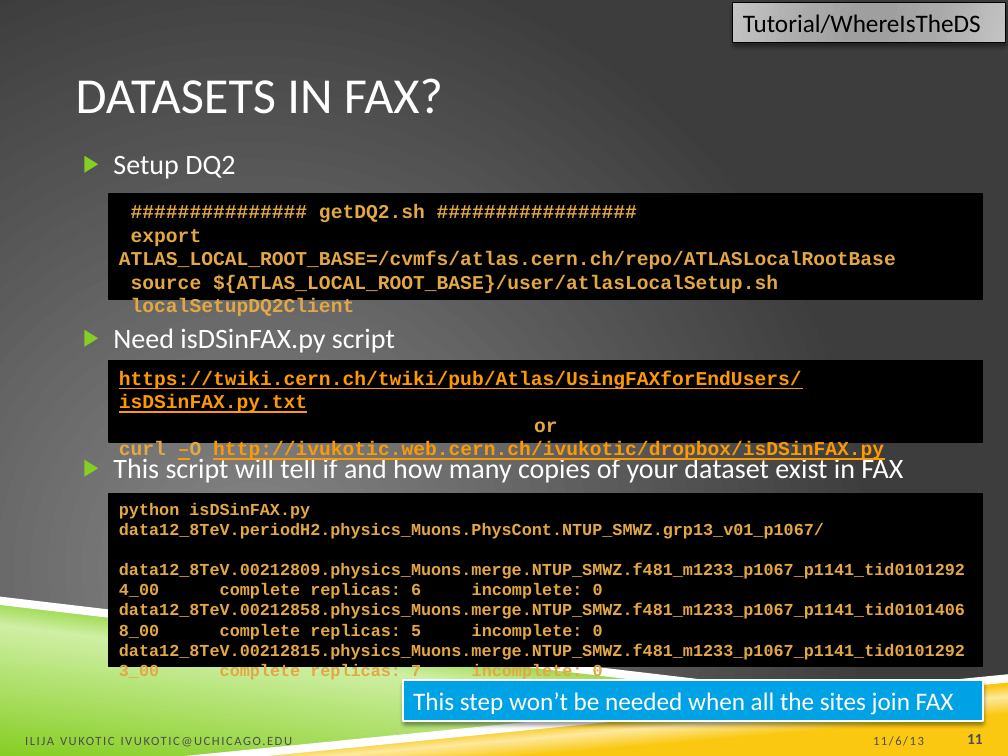
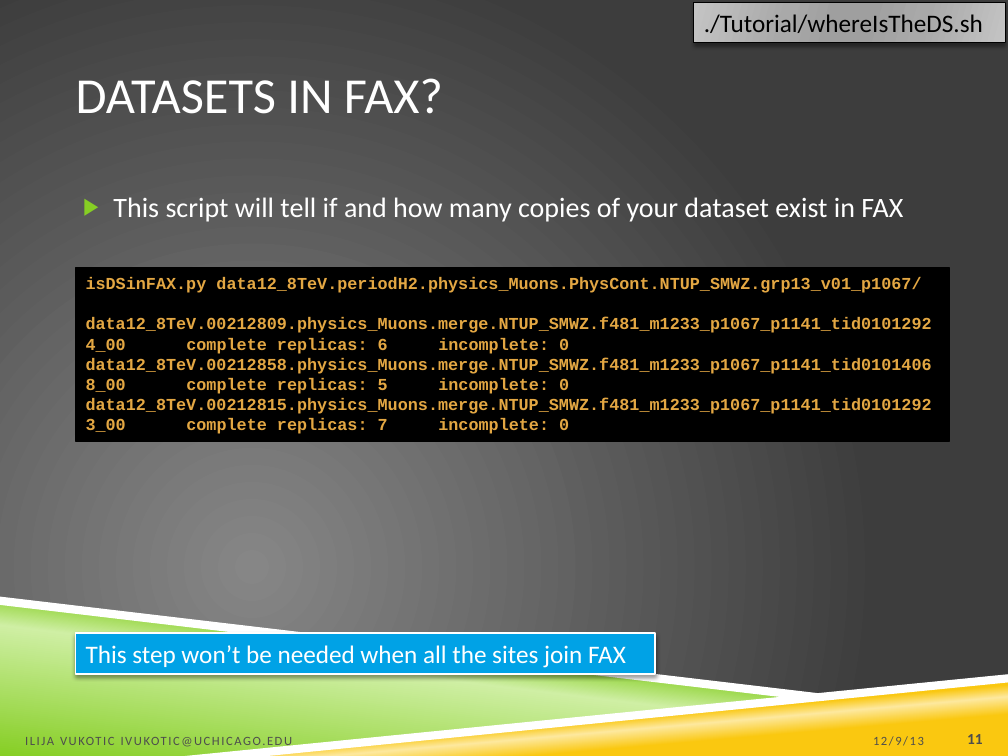
Before and after one commit to ivukotic/FAX, a slide deck: slide 11 of Tutorial/Tutorial.pptx. Drawn at 1008x756 pixels with LibreOffice and Linux fonts; fonts in the diff are those of the drawing; background and template pictures are left out. Boxes give left, top, right and bottom in pixels: in the first picture for what was removed or moved away, otherwise in the second. Text is boxed around its words. In the diff, an @@ line names an element or a change of style, - is before the commit and + after.

```diff
--- a/Tutorial/Tutorial.pptx
+++ b/Tutorial/Tutorial.pptx
@@ rectangle "./Tutorial/whereIsTheDS.sh": place and size @@
-rectangle "./Tutorial/whereIsTheDS.sh" at (733, 2, 1005, 42)
+rectangle "./Tutorial/whereIsTheDS.sh" at (694, 2, 1005, 42)
@@ text in rectangle at (704, 14, 983, 33): text changed @@
-Tutorial/WhereIsTheDS
+./Tutorial/whereIsTheDS.sh
@@ text at (113, 156, 395, 353): paragraphs removed @@
-▶ Setup DQ2
-▶ Need isDSinFAX.py script
@@ text "This script will tell if ...": place and size @@
-text "This script will tell if ..." at (113, 156, 903, 483)
+text "This script will tell if ..." at (113, 197, 903, 222)
@@ rectangle removed at (109, 195, 983, 299) @@
-############### getDQ2.sh #################
-export ATLAS_LOCAL_ROOT_BASE=/cvmfs/atlas.cern.ch/repo/ATLASLocalRootBase
-source ${ATLAS_LOCAL_ROOT_BASE}/user/atlasLocalSetup.sh
-localSetupDQ2Client
@@ rectangle "isDSinFAX.py data12_8TeV.periodH2.physics_Muons.PhysCont.NTU ...": place and size @@
-rectangle "isDSinFAX.py data12_8TeV.periodH2.physics_Muons.PhysCont.NTU ..." at (109, 493, 983, 666)
+rectangle "isDSinFAX.py data12_8TeV.periodH2.physics_Muons.PhysCont.NTU ..." at (76, 268, 950, 442)
@@ text in rectangle at (86, 277, 921, 293): text changed @@
-python isDSinFAX.py data12_8TeV.periodH2.physics_Muons.PhysCont.NTUP_SMWZ.grp13_v01_p1067/
+isDSinFAX.py data12_8TeV.periodH2.physics_Muons.PhysCont.NTUP_SMWZ.grp13_v01_p1067/
@@ rectangle removed at (109, 361, 983, 443) @@
-https://twiki.cern.ch/twiki/pub/Atlas/UsingFAXforEndUsers/isDSinFAX.py.txt
-or
-curl –O http://ivukotic.web.cern.ch/ivukotic/dropbox/isDSinFAX.py
@@ rectangle "This step won’t be needed ...": place and size @@
-rectangle "This step won’t be needed ..." at (403, 680, 983, 721)
+rectangle "This step won’t be needed ..." at (76, 633, 655, 673)
@@ text at (873, 736, 924, 746): text changed @@
-11/6/13
+12/9/13
```
Also in this commit, not shown: 28 other slides changed.
